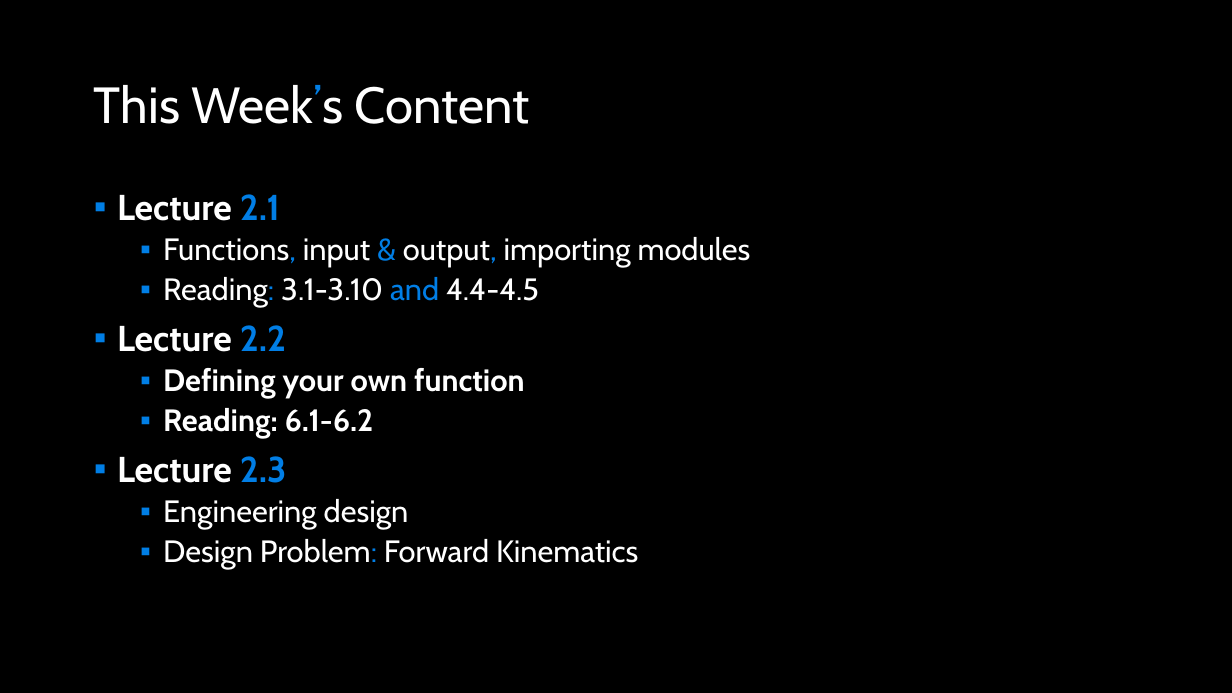
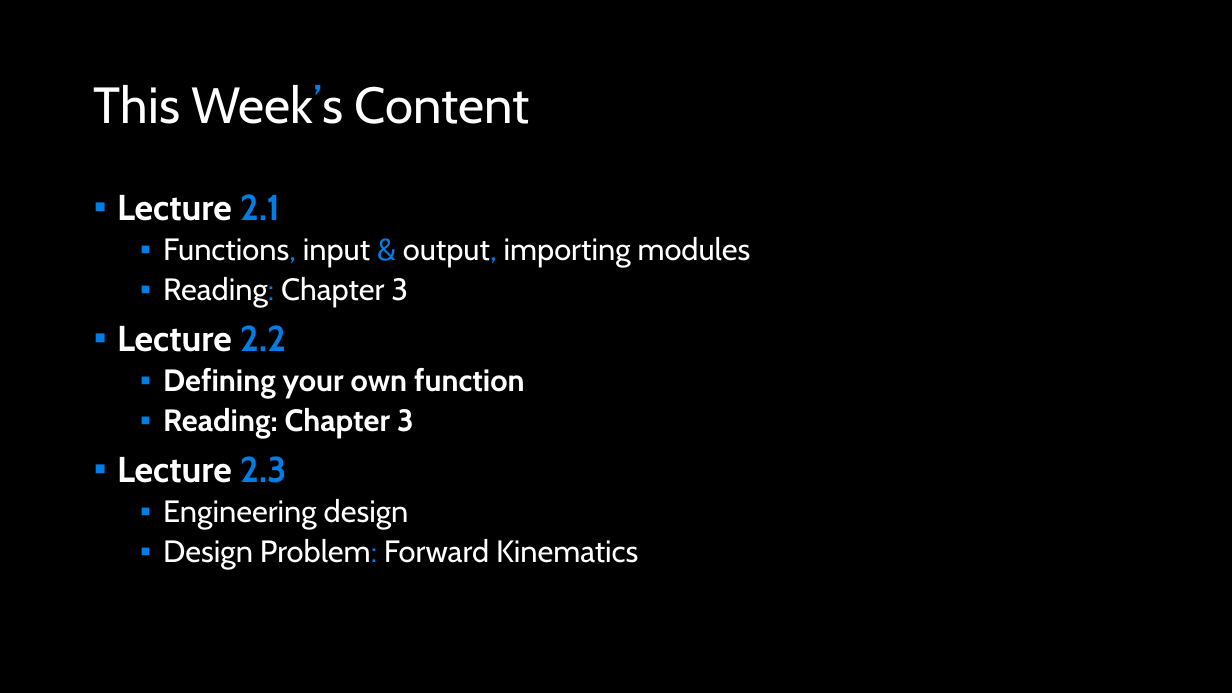
Before and after one commit to APS106/APS106-winter-2022-material, a slide deck: slide 2 of lectures/week2/lecture2/slides/week2_lecture2.pptx. Drawn at 1232x693 pixels with LibreOffice and Linux fonts; fonts in the diff are those of the drawing; background and template pictures are left out. Boxes give left, top, right and bottom in pixels: in the first picture for what was removed or moved away, otherwise in the second. Text is boxed around its words. In the diff, an @@ line names an element or a change of style, - is before the commit and + after.

Commit message:
- week 10 lecture 2 and 3. - week 2 fine-tuning.

```diff
--- a/lectures/week2/lecture2/slides/week2_lecture2.pptx
+++ b/lectures/week2/lecture2/slides/week2_lecture2.pptx
@@ text at [163, 277, 408, 307]: text changed @@
-  ▪ Reading: 3.1-3.10 and 4.4-4.5
+  ▪ Reading: Chapter 3
@@ text at [163, 408, 414, 438]: text changed @@
-  ▪ Reading: 6.1-6.2
+  ▪ Reading: Chapter 3
```
Also in this commit, not shown: 4 other slides changed, 1 slide added, 3 slides removed, 4 other files.
